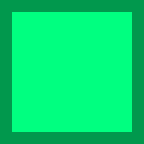
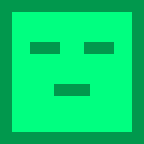
Revision of a layered 144×144 image; what changed, layer by layer:
added layer "face_tired" (1st of 2) above "face_hungry" over 30, 42, 114, 96
added layer "Background" over 30, 42, 114, 96
